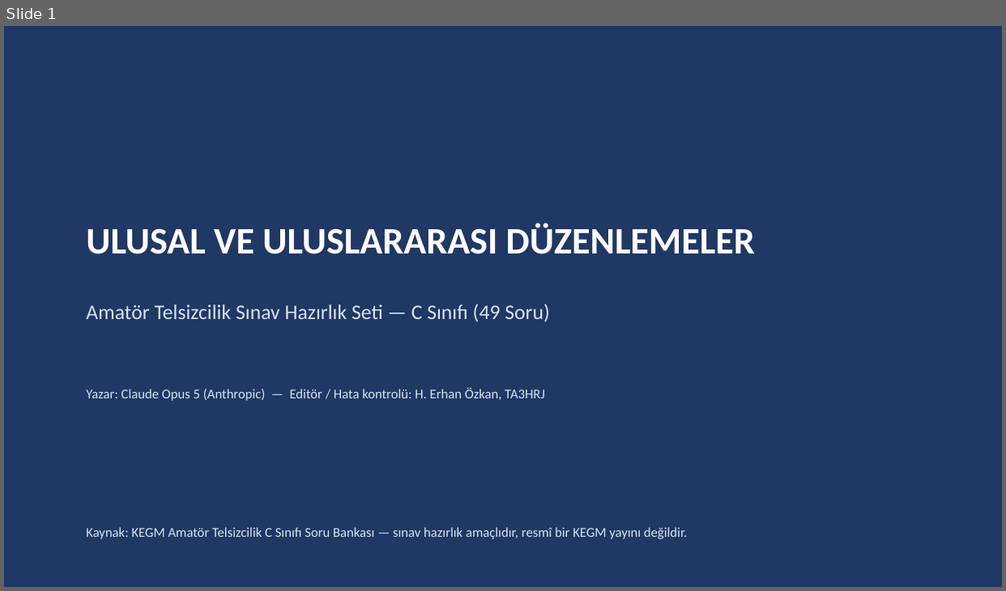
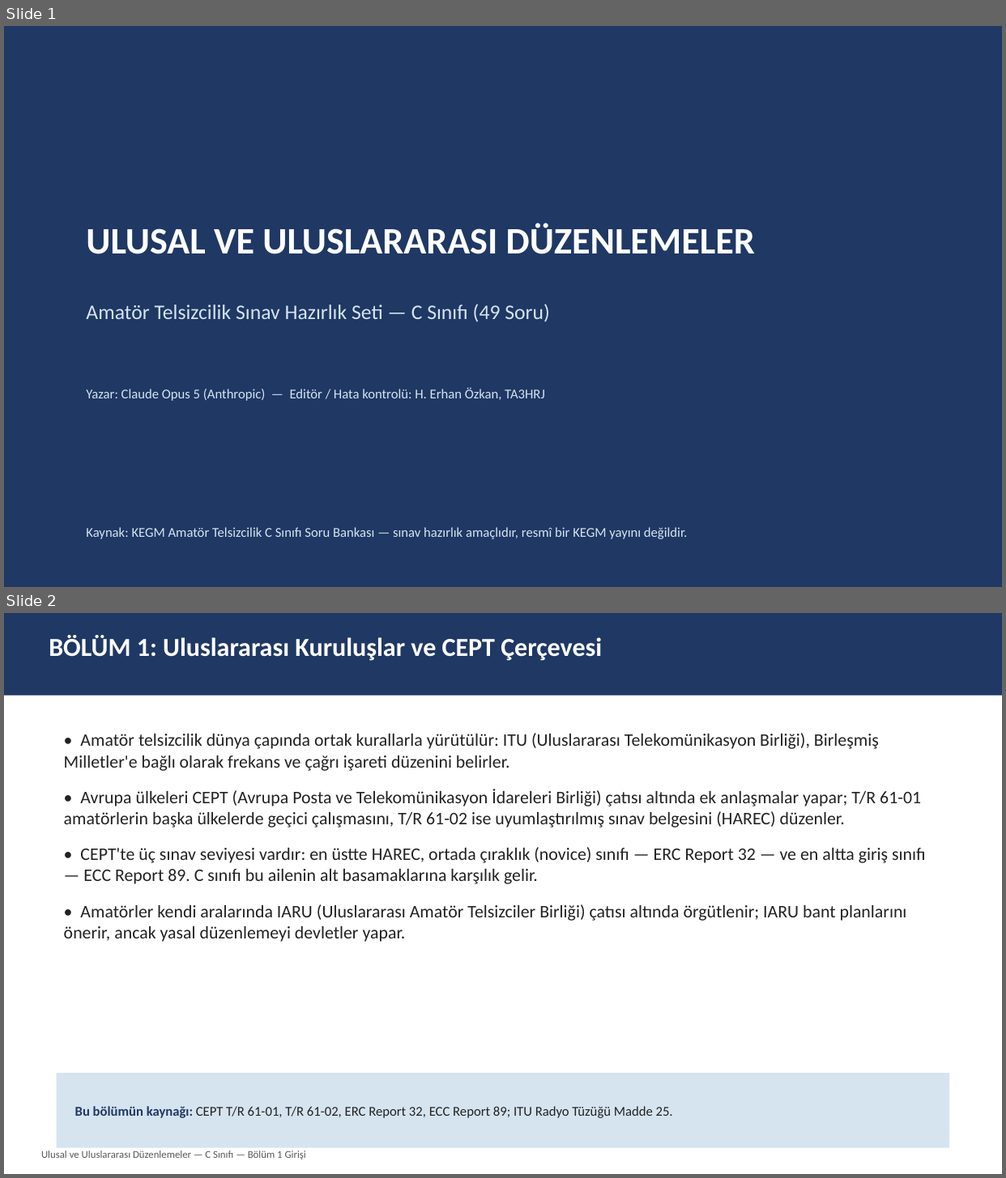
Before and after one commit to TA3HRJ/amator-telsiz-egitimi, a slide deck: Amator_Telsizcilik_C_Duzenlemeler_Sinav_Hazirlik_v1.0.pptx. Shown one above the other, each under a label of ours: slide 1 before the commit, slides 1 and 2 after it. The pictures are 1006x591 and 1006x1178 pixels, drawn with LibreOffice and Linux fonts; fonts in the diff are those of the drawing. Boxes give left, top, right and bottom in pixels: in the first picture for what was removed or moved away, otherwise in the second. Text is boxed around its words. In the diff, an @@ line names an element or a change of style, - is before the commit and + after.

```diff
--- a/Amator_Telsizcilik_C_Duzenlemeler_Sinav_Hazirlik_v1.0.pptx
+++ b/Amator_Telsizcilik_C_Duzenlemeler_Sinav_Hazirlik_v1.0.pptx
@@ slide 2 added at [4, 613, 1002, 1174], background #FFFFFF @@
@@ rectangle added at [4, 613, 1002, 696], fill #1F3864 @@
@@ text added at [49, 635, 602, 661], 25 pt, text #FFFFFF, bold @@
+BÖLÜM 1: Uluslararası Kuruluşlar ve CEPT Çerçevesi
@@ text added at [64, 733, 926, 942], 17 pt, text #222222 @@
+• Amatör telsizcilik dünya çapında ortak kurallarla yürütülür: ITU (Uluslararası Telekomünikasyon Birliği), Birleşmiş Milletler'e bağlı olarak frekans ve çağrı işareti düzenini belirler.
+• Avrupa ülkeleri CEPT (Avrupa Posta ve Telekomünikasyon İdareleri Birliği) çatısı altında ek anlaşmalar yapar; T/R 61-01 amatörlerin başka ülkelerde geçici çalışmasını, T/R 61-02 ise uyumlaştırılmış sınav belgesini (HAREC) düzenler.
+• CEPT'te üç sınav seviyesi vardır: en üstte HAREC, ortada çıraklık (novice) sınıfı — ERC Report 32 — ve en altta giriş sınıfı — ECC Report 89. C sınıfı bu ailenin alt basamaklarına karşılık gelir.
+• Amatörler kendi aralarında IARU (Uluslararası Amatör Telsizciler Birliği) çatısı altında örgütlenir; IARU bant planlarını önerir, ancak yasal düzenlemeyi devletler yapar.
@@ rectangle added at [57, 1073, 949, 1148], fill #D6E4F0, 13 pt, text #222222 @@
+Bu bölümün kaynağı: CEPT T/R 61-01, T/R 61-02, ERC Report 32, ECC Report 89; ITU Radyo Tüzüğü Madde 25.
@@ text added at [41, 1151, 306, 1160], 10 pt, text #595959 @@
+Ulusal ve Uluslararası Düzenlemeler — C Sınıfı — Bölüm 1 Girişi
```
Also in this commit, not shown: 4 other slides added, 5 other files.
